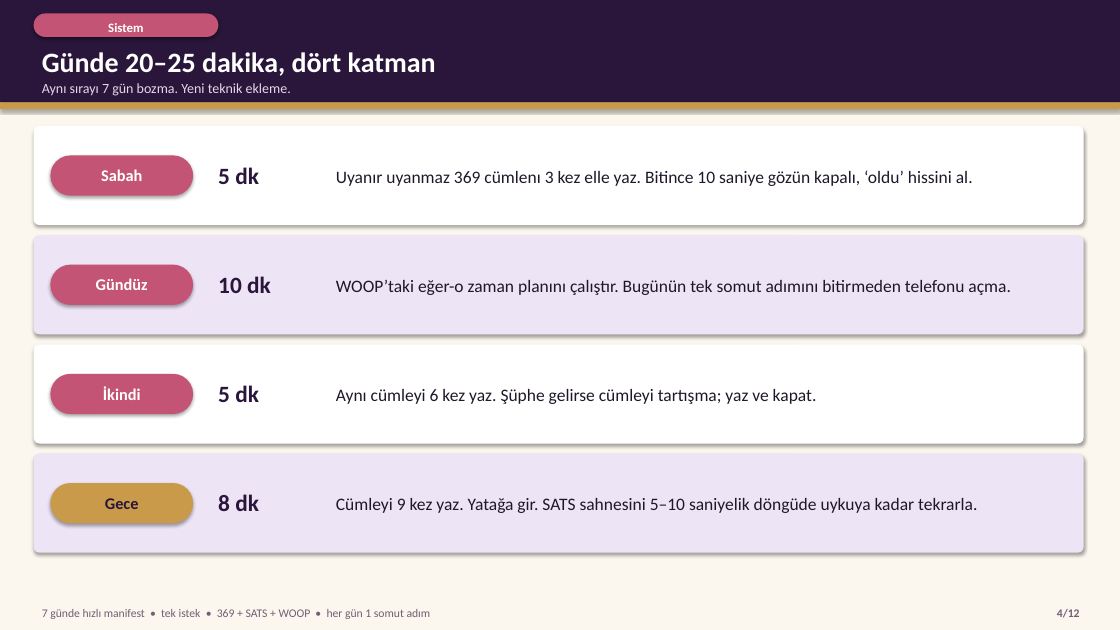
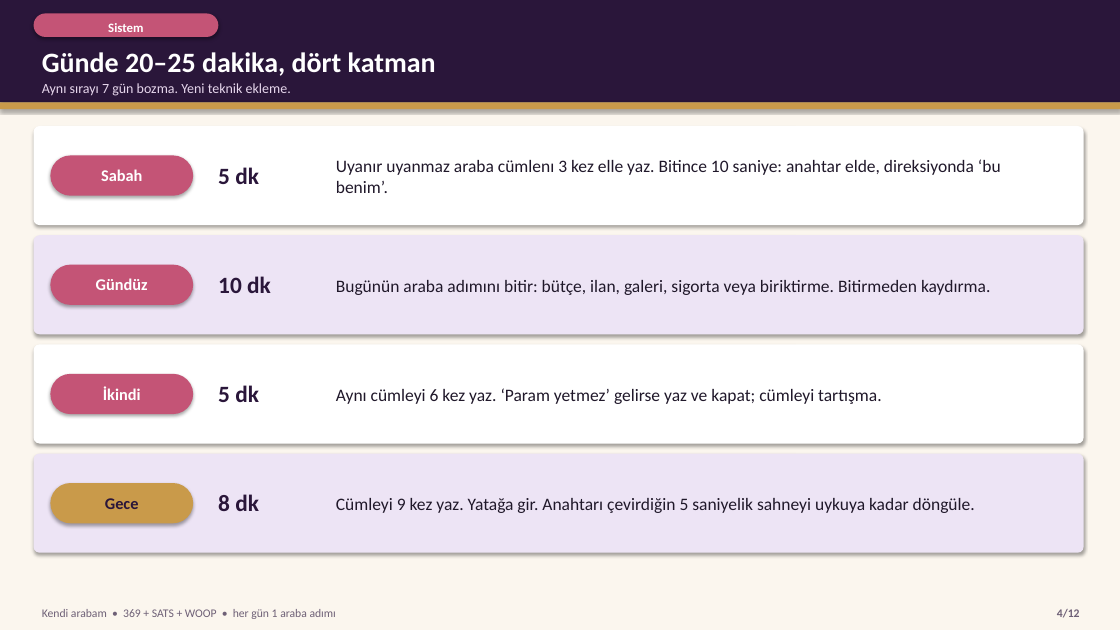
Before and after one commit to iremalisan/alisansges, a slide deck: slide 4 of rehber/Hizli_Manifest_Teknikleri.pptx. Drawn at 1120x630 pixels with LibreOffice and Linux fonts; fonts in the diff are those of the drawing. Boxes give left, top, right and bottom in pixels: in the first picture for what was removed or moved away, otherwise in the second. Text is boxed around its words. In the diff, an @@ line names an element or a change of style, - is before the commit and + after.

```diff
--- a/rehber/Hizli_Manifest_Teknikleri.pptx
+++ b/rehber/Hizli_Manifest_Teknikleri.pptx
@@ text at [336, 159, 1001, 193]: text changed @@
-Uyanır uyanmaz 369 cümlenı 3 kez elle yaz. Bitince 10 saniye gözün kapalı, ‘oldu’ hissini al.
+Uyanır uyanmaz araba cümlenı 3 kez elle yaz. Bitince 10 saniye: anahtar elde, direksiyonda ‘bu benim’.
@@ text at [336, 280, 990, 295]: text changed @@
-WOOP’taki eğer-o zaman planını çalıştır. Bugünün tek somut adımını bitirmeden telefonu açma.
+Bugünün araba adımını bitir: bütçe, ilan, galeri, sigorta veya biriktirme. Bitirmeden kaydırma.
@@ text at [336, 388, 881, 404]: text changed @@
-Aynı cümleyi 6 kez yaz. Şüphe gelirse cümleyi tartışma; yaz ve kapat.
+Aynı cümleyi 6 kez yaz. ‘Param yetmez’ gelirse yaz ve kapat; cümleyi tartışma.
@@ text at [336, 498, 975, 513]: text changed @@
-Cümleyi 9 kez yaz. Yatağa gir. SATS sahnesini 5–10 saniyelik döngüde uykuya kadar tekrarla.
+Cümleyi 9 kez yaz. Yatağa gir. Anahtarı çevirdiğin 5 saniyelik sahneyi uykuya kadar döngüle.
@@ text at [42, 609, 336, 619]: text changed @@
-7 günde hızlı manifest • tek istek • 369 + SATS + WOOP • her gün 1 somut adım
+Kendi arabam • 369 + SATS + WOOP • her gün 1 araba adımı
```
Also in this commit, not shown: 11 other slides changed, 20 other files.
